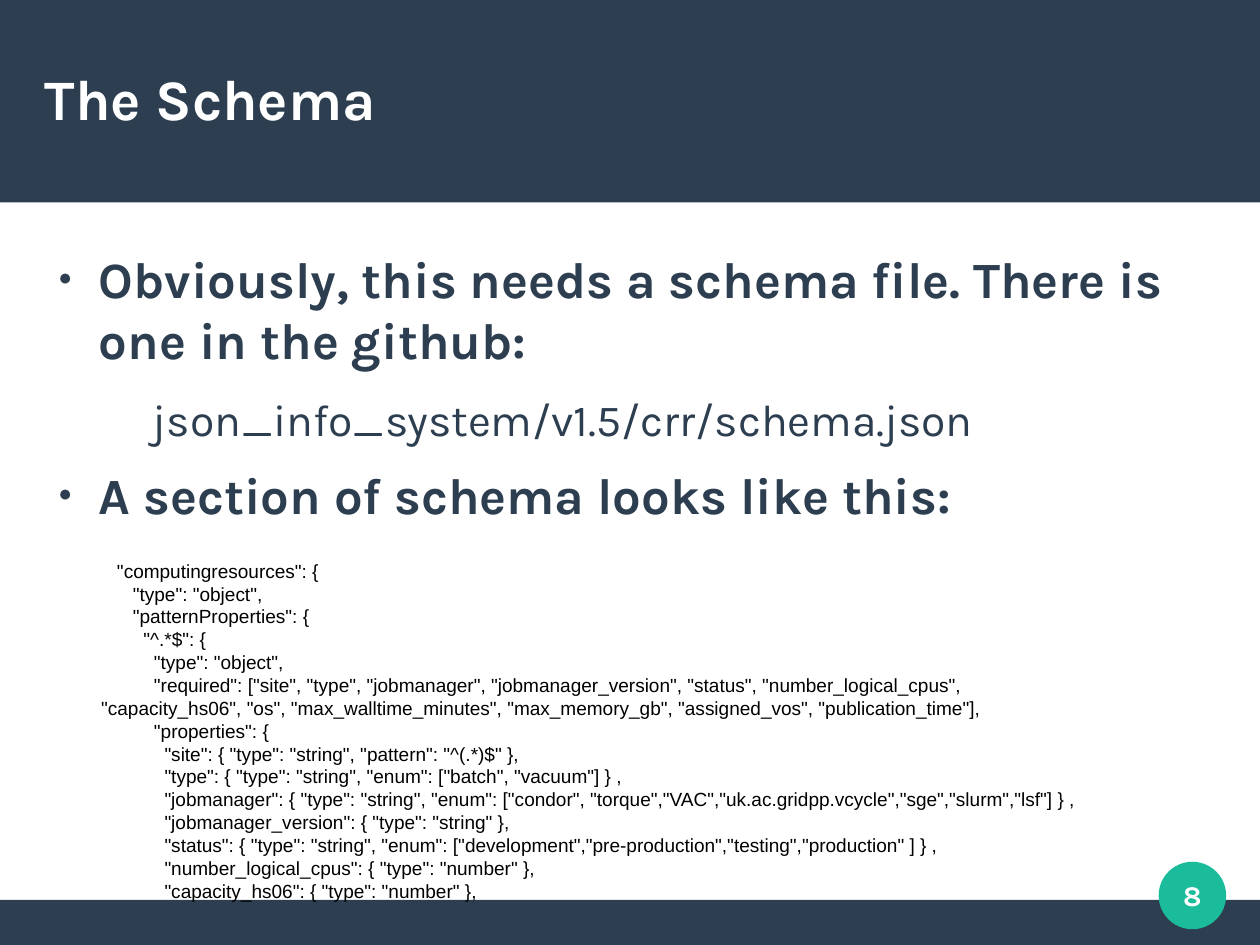
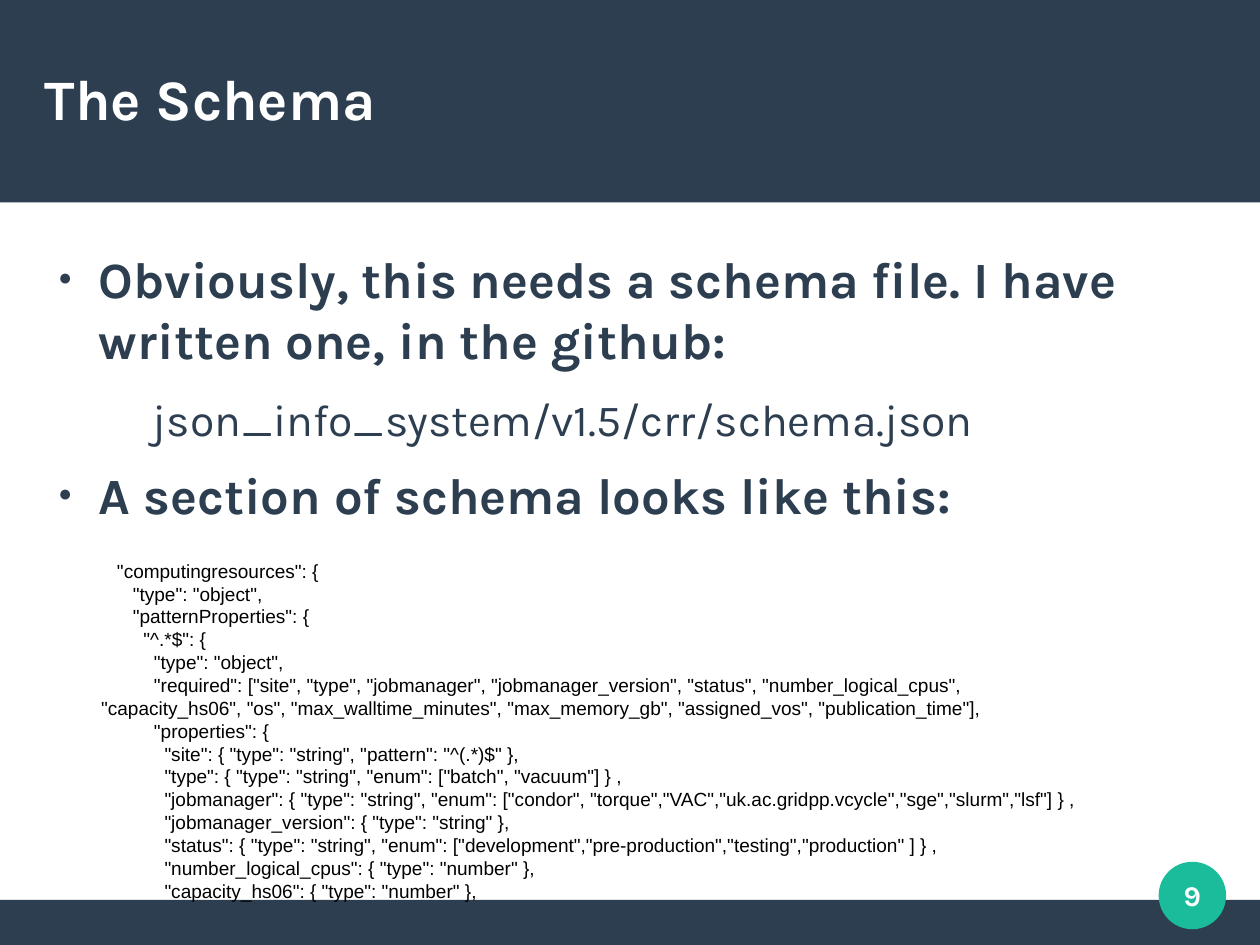
Before and after one commit to sjones-hep-ph-liv-ac-uk/json_info_system, a slide deck: slide 9 of v1.5/slides/json_info_system.odp (slide 8 before the commit). Drawn at 1260x945 pixels with LibreOffice and Linux fonts; fonts in the diff are those of the drawing. Boxes give left, top, right and bottom in pixels: in the first picture for what was removed or moved away, otherwise in the second. Text is boxed around its words. In the diff, an @@ line names an element or a change of style, - is before the commit and + after.

```diff
--- a/v1.5/slides/json_info_system.odp
+++ b/v1.5/slides/json_info_system.odp
@@ text at [99,262,1117,371]: text changed @@
-● Obviously, this needs a schema file. There is one in the github:
+● Obviously, this needs a schema file. I have written one, in the github:
@@ page number at [1184,887,1201,907]: text changed @@
-8
+9
```
Also in this commit, not shown: 11 other slides changed, 1 slide added, 1 other file.
